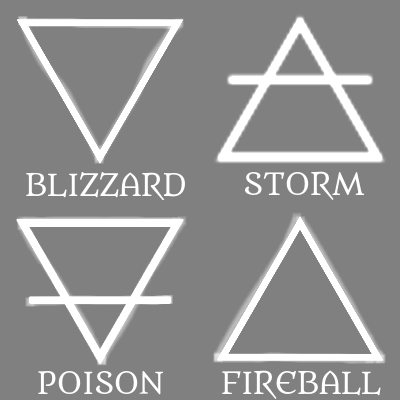
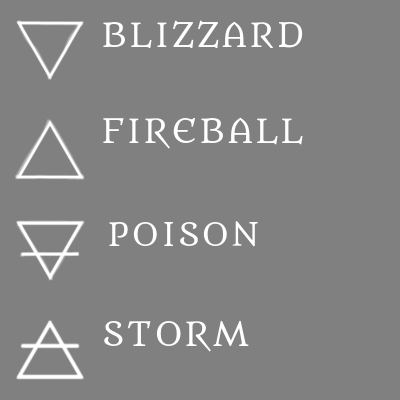
Layer changes from the first 400 x 400 image to the second:
painted on "earth.png" over [16,216,187,366]
painted on "alchemical-water.png" over [16,16,184,164]
painted on "alchemical-air.png" over [15,13,386,380]
painted on "FIREBALL" over [103,117,381,399]
painted on "POISON" over [38,221,258,395]
painted on "BLIZZARD" over [26,20,303,200]
painted on "alchemical-fire.png" over [15,118,386,364]
painted on "STORM" over [104,171,365,352]
